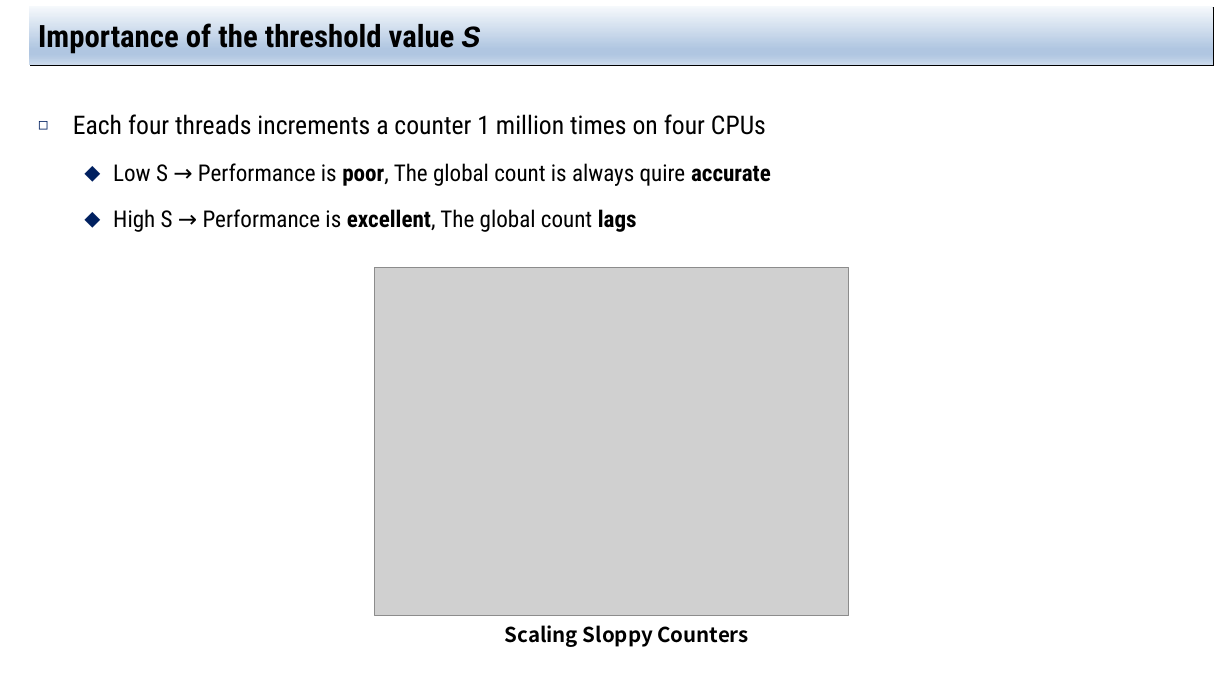
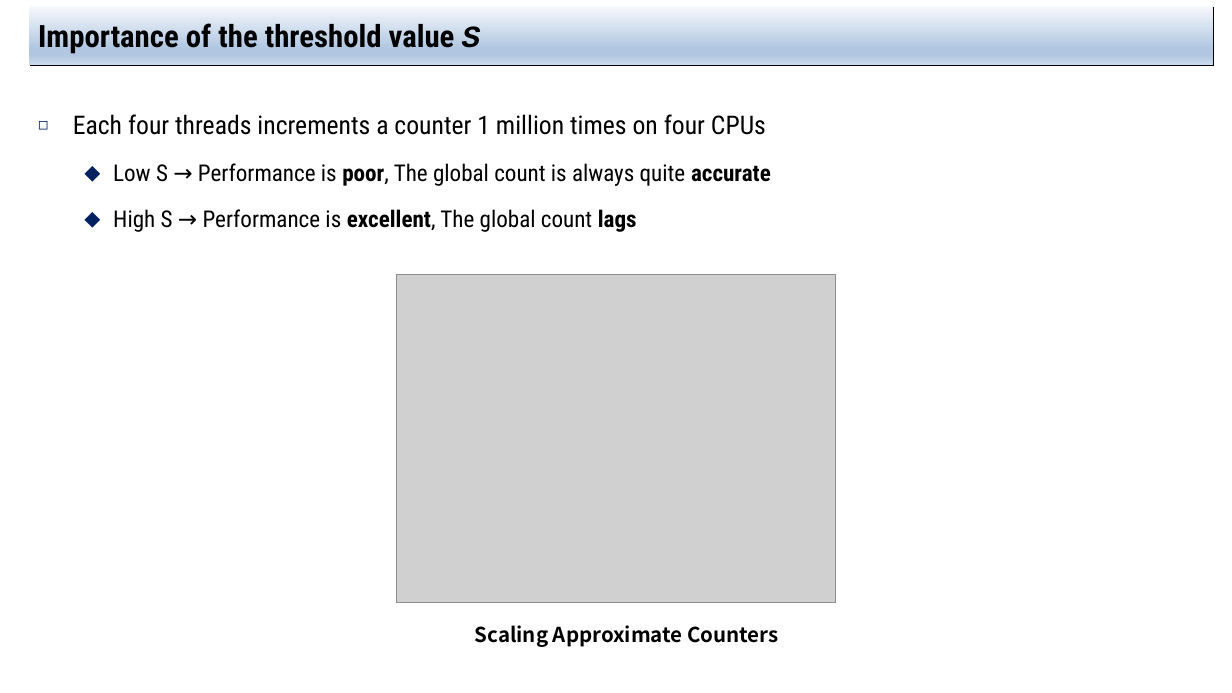
Before and after one commit to jachermocilla/extra-course-materials, a slide deck: slide 15 of cmsc125/ostep/slides/02.Concurrency/29.Lock-based_Concurrent_Data_Structures.pptx. Drawn at 1232x693 pixels with LibreOffice and Linux fonts; fonts in the diff are those of the drawing; grey boxes stand for pictures. Boxes give left, top, right and bottom in pixels: in the first picture for what was removed or moved away, otherwise in the second. Text is boxed around its words. In the diff, an @@ line names an element or a change of style, - is before the commit and + after.

```diff
--- a/cmsc125/ostep/slides/02.Concurrency/29.Lock-based_Concurrent_Data_Structures.pptx
+++ b/cmsc125/ostep/slides/02.Concurrency/29.Lock-based_Concurrent_Data_Structures.pptx
@@ text at [113,163,771,186]: text changed @@
-  ⬥ Low S → Performance is poor, The global count is always quire accurate
+  ⬥ Low S → Performance is poor, The global count is always quite accurate
@@ picture: place and size @@
-picture at [375,267,849,616]
+picture at [396,275,836,603]
@@ text at [475,625,778,647]: text changed @@
-Scaling Sloppy Counters
+Scaling Approximate Counters
```
Also in this commit, not shown: 9 other slides changed, 1 other file.
